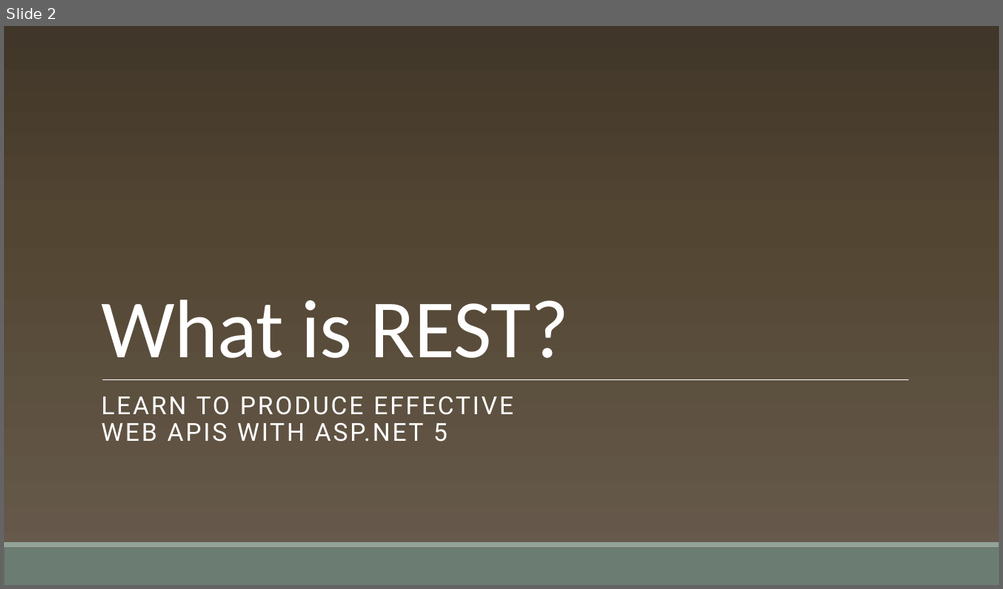
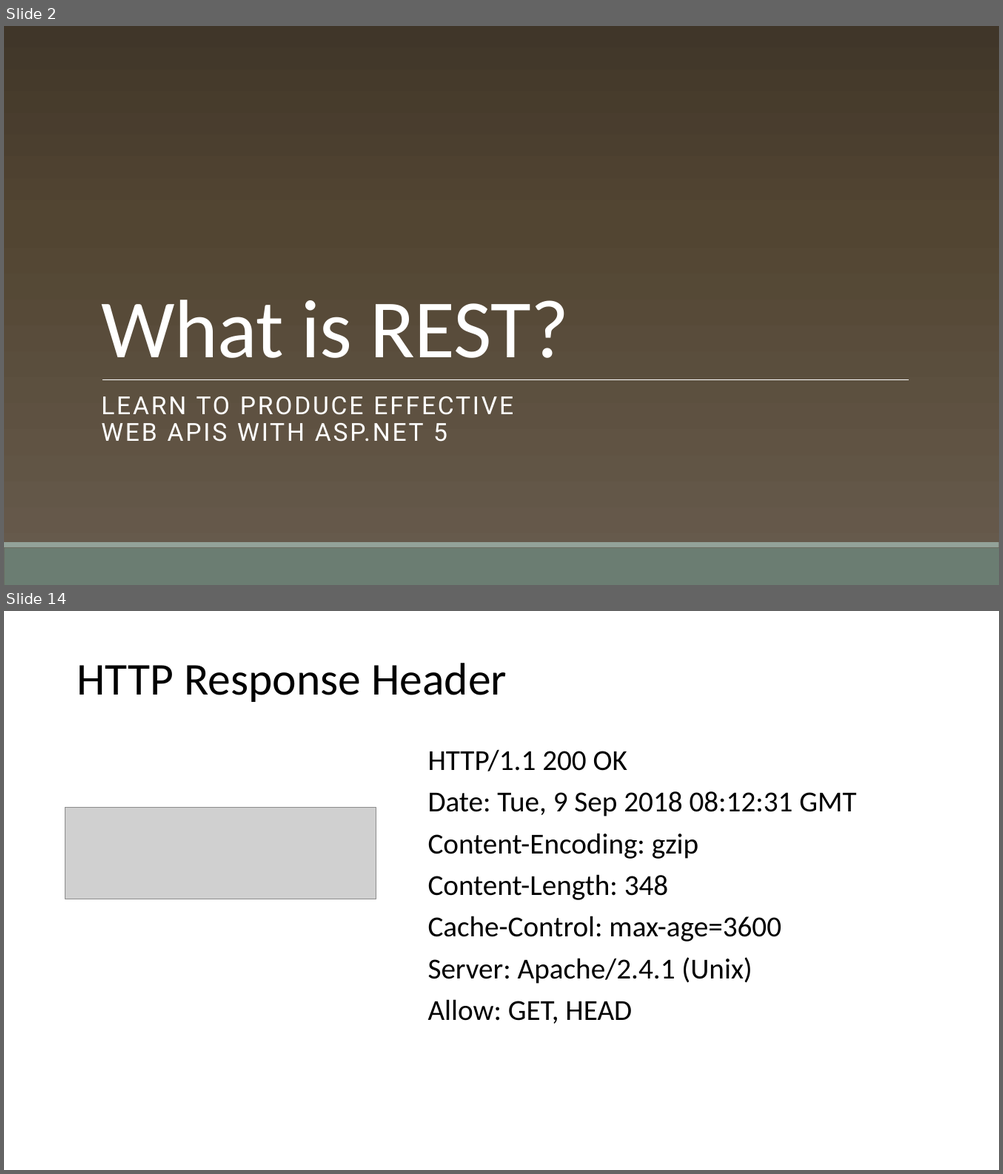
Before and after one commit to cwoodruff/aspnet-5-web-api-workshop, a slide deck: module-1/01-02 What is REST/01-02 What is REST.pptx. Shown one above the other, each under a label of ours: slide 2 before the commit, slides 2 and 14 after it; the slides between them are not shown. The pictures are 1003x589 and 1003x1174 pixels, drawn with LibreOffice and Linux fonts; fonts in the diff are those of the drawing; grey boxes stand for pictures; background and template pictures are left out. Boxes give left, top, right and bottom in pixels: in the first picture for what was removed or moved away, otherwise in the second. Text is boxed around its words. In the diff, an @@ line names an element or a change of style, - is before the commit and + after.

```diff
--- a/module-1/01-02 What is REST/01-02 What is REST.pptx
+++ b/module-1/01-02 What is REST/01-02 What is REST.pptx
@@ slide 14 added at (x1=4, y1=611, x2=999, y2=1170), background #FFFFFF @@
@@ title added at (x1=77, y1=663, x2=506, y2=702), 44 pt, text #000000 @@
+HTTP Response Header
@@ text added at (x1=428, y1=749, x2=856, y2=1024), 28 pt, text #000000 @@
+HTTP/1.1 200 OK
+Date: Tue, 9 Sep 2018 08:12:31 GMT
+Content-Encoding: gzip
+Content-Length: 348
+Cache-Control: max-age=3600
+Server: Apache/2.4.1 (Unix)
+Allow: GET, HEAD
@@ picture added at (x1=65, y1=807, x2=376, y2=900) @@
```
Also in this commit, not shown: 31 other slides added, 1 slide removed, 6 other files.
